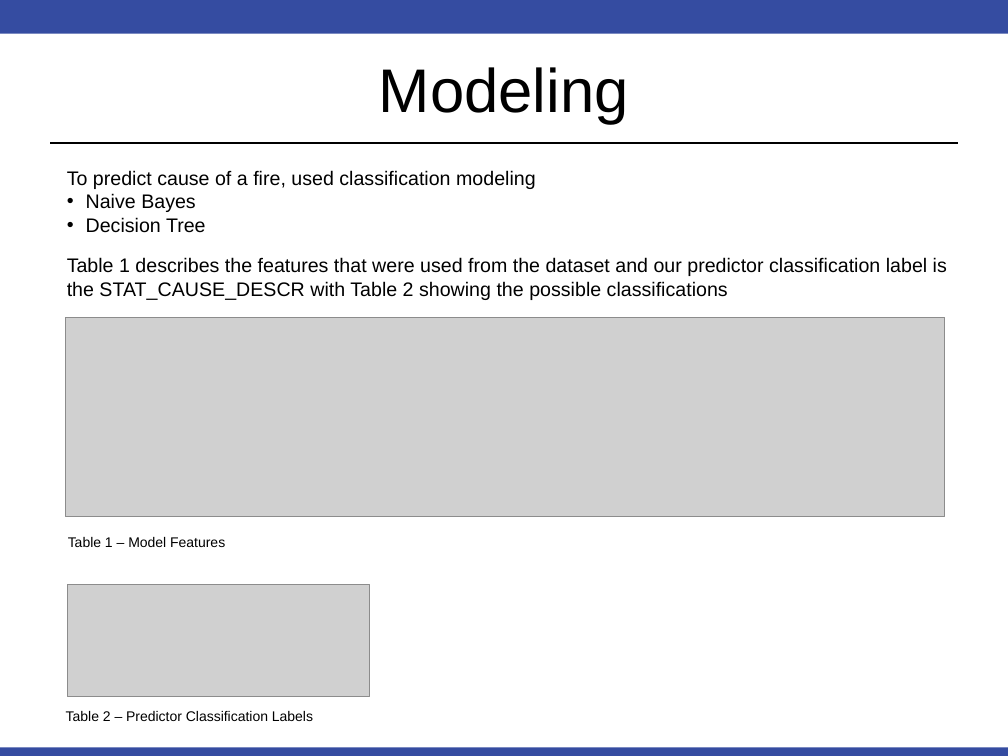
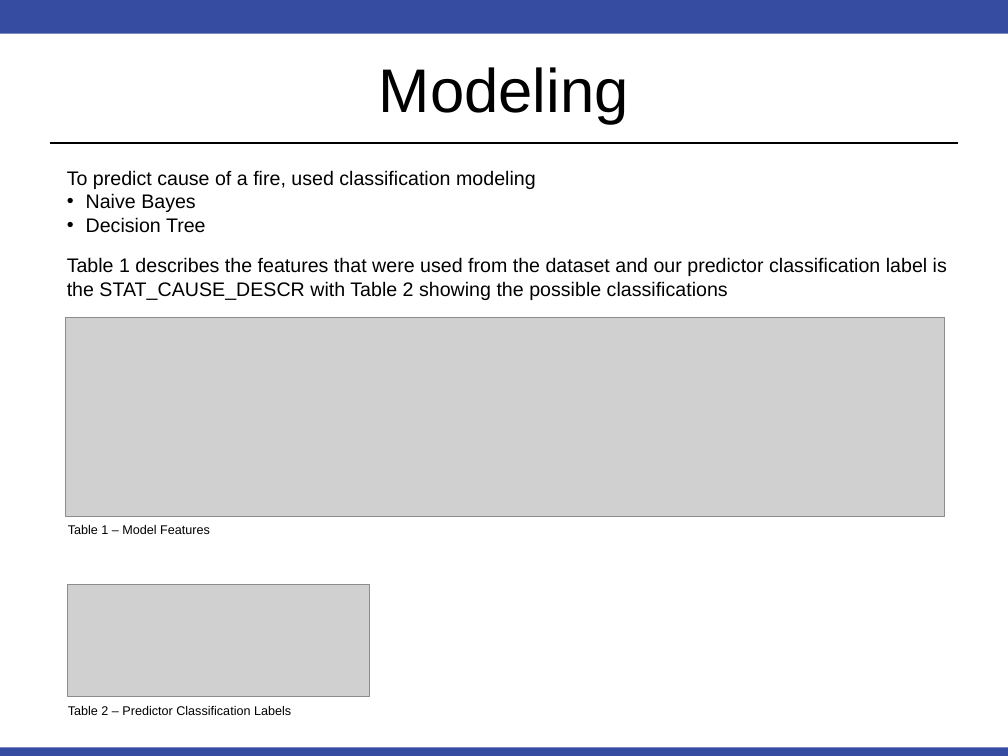
Before and after one commit to RobinsonCW/USWildfireAnalysis, a slide deck: slide 8 of presentation/DS7346_Cloud_Computing_Presentation_jrw.pptx. Drawn at 1008x756 pixels with LibreOffice and Linux fonts; fonts in the diff are those of the drawing; grey boxes stand for pictures. Boxes give left, top, right and bottom in pixels: in the first picture for what was removed or moved away, otherwise in the second. Text is boxed around its words. In the diff, an @@ line names an element or a change of style, - is before the commit and + after.

Commit message:
Changed font on Figures/Tables to 9pt

```diff
--- a/presentation/DS7346_Cloud_Computing_Presentation_jrw.pptx
+++ b/presentation/DS7346_Cloud_Computing_Presentation_jrw.pptx
@@ text "Table 1 – Model Features" at [68, 525, 210, 534]: size 10 to 9 pt @@
@@ text "Table 1 – Model Features": place and size @@
-text "Table 1 – Model Features" at [68, 537, 225, 547]
+text "Table 1 – Model Features" at [68, 525, 210, 534]
@@ text "Table 2 – Predictor Classification ..." at [68, 706, 291, 715]: size 10 to 9 pt @@
```
Also in this commit, not shown: 4 other slides changed.
